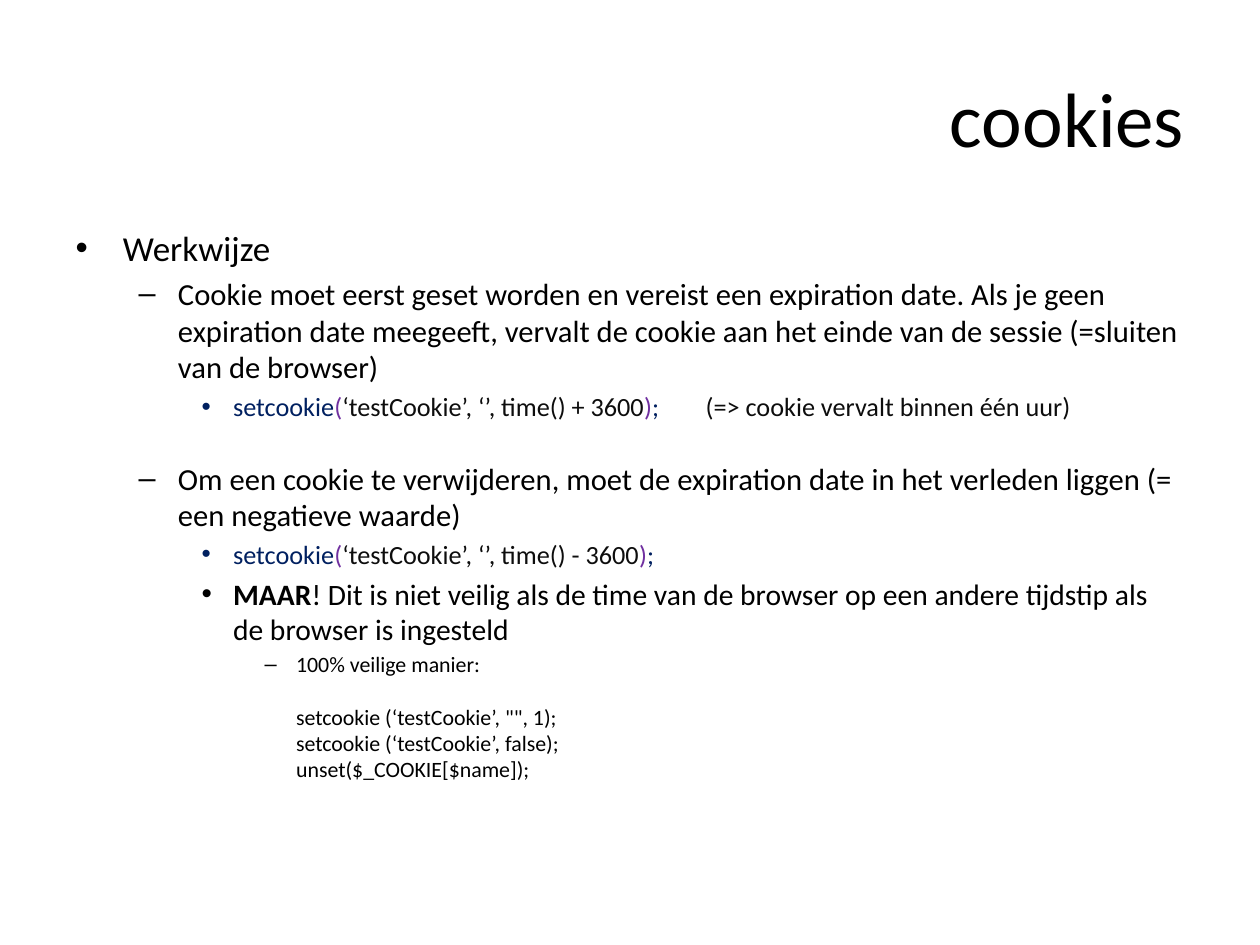
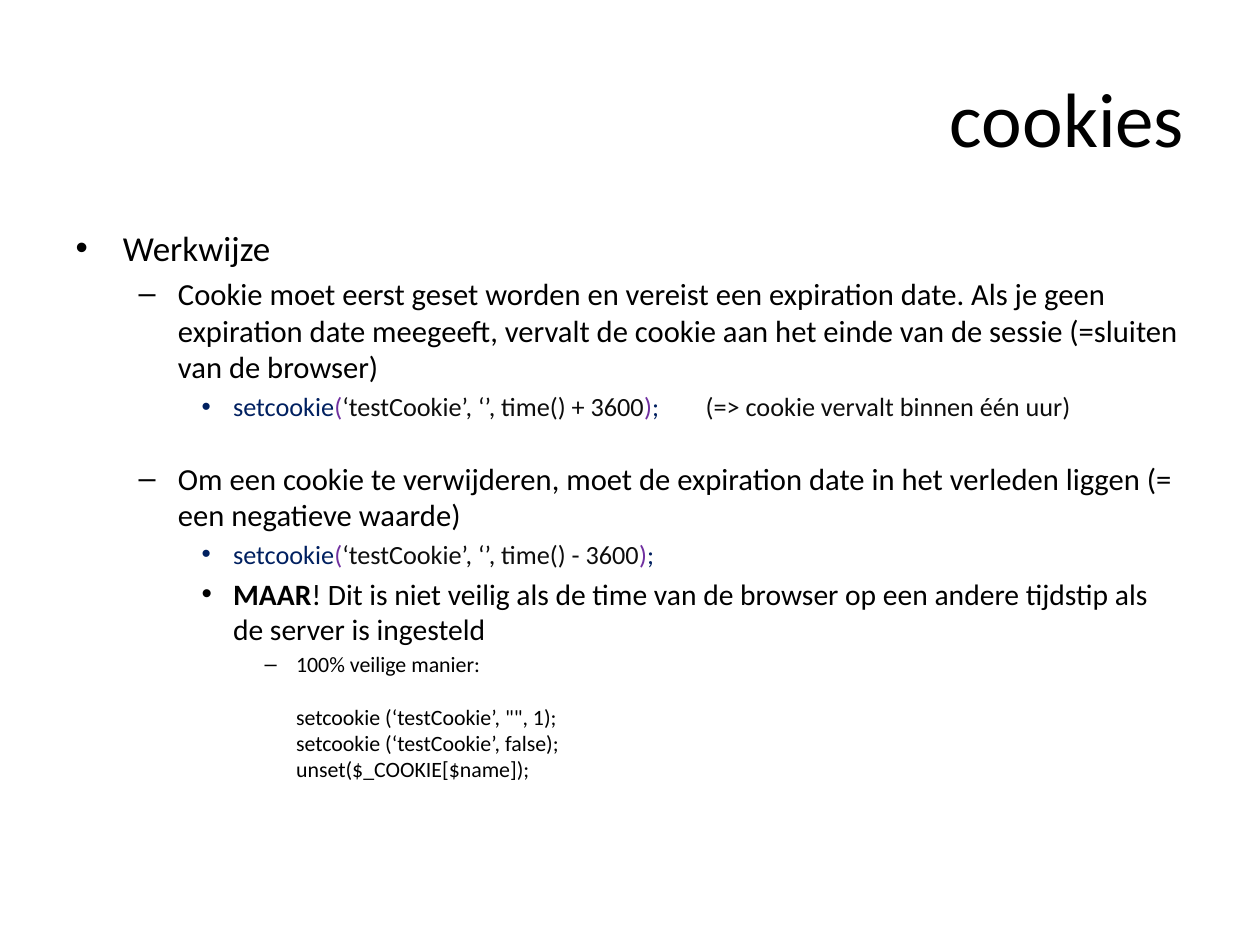
Before and after one commit to ajkea/web-backend-1, a slide deck: slide 104 of public/cursus/web-backend-cursus.pptx. Drawn at 1260x945 pixels with LibreOffice and Linux fonts; fonts in the diff are those of the drawing. Boxes give left, top, right and bottom in pixels: in the first picture for what was removed or moved away, otherwise in the second. Text is boxed around its words. In the diff, an @@ line names an element or a change of style, - is before the commit and + after.

Commit message:
verbeter foutje cookies

```diff
--- a/public/cursus/web-backend-cursus.pptx
+++ b/public/cursus/web-backend-cursus.pptx
@@ text at (233,584,1147,645): text changed @@
-    • MAAR! Dit is niet veilig als de time van de browser op een andere tijdstip als de browser is ingesteld
+    • MAAR! Dit is niet veilig als de time van de browser op een andere tijdstip als de server is ingesteld
```
Also in this commit, not shown: 1 other file.
